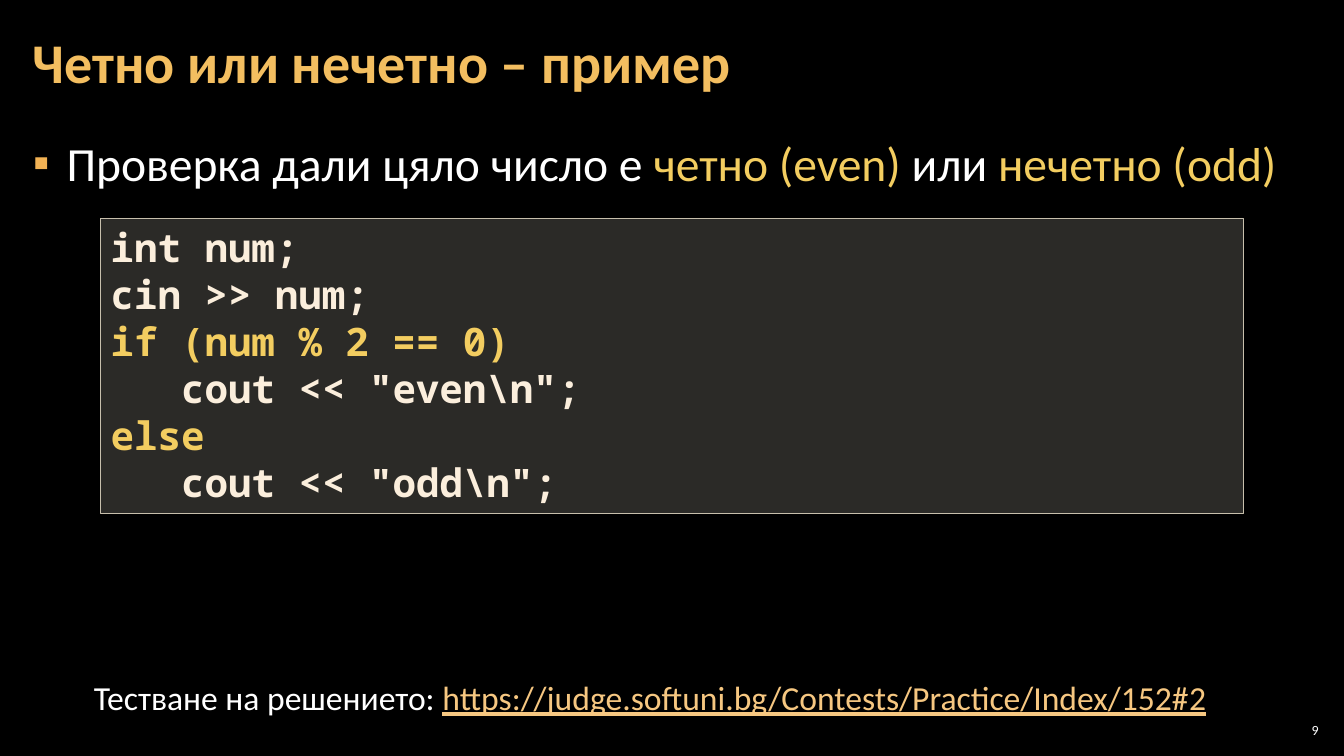
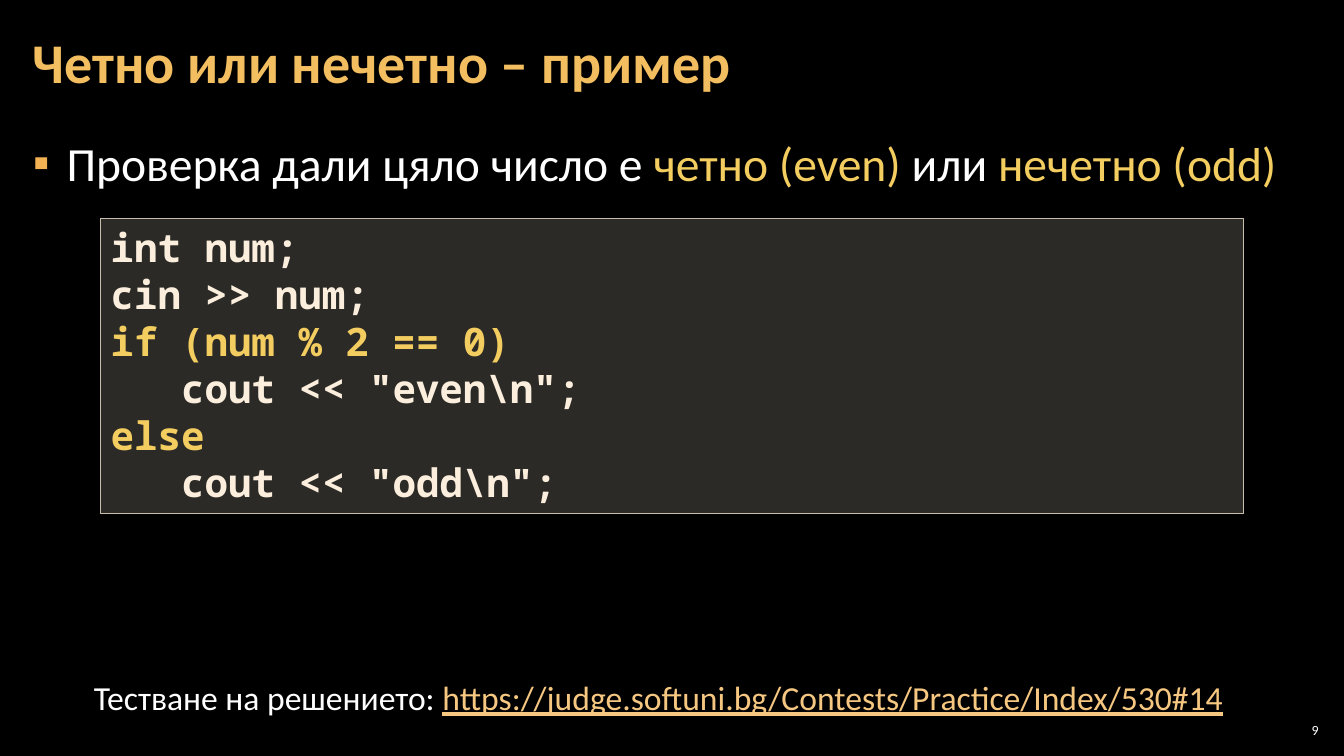
Before and after one commit to Software-University/C-plus-plus, a slide deck: slide 9 of 3. Simple-Conditions/3. Simple-Conditions.pptx. Drawn at 1344x756 pixels with LibreOffice and Linux fonts; fonts in the diff are those of the drawing; background and template pictures are left out. Boxes give left, top, right and bottom in pixels: in the first picture for what was removed or moved away, otherwise in the second. Text is boxed around its words. In the diff, an @@ line names an element or a change of style, - is before the commit and + after.

```diff
--- a/3. Simple-Conditions/3. Simple-Conditions.pptx
+++ b/3. Simple-Conditions/3. Simple-Conditions.pptx
@@ text at [94, 686, 1222, 716]: text changed @@
-Тестване на решението: https://judge.softuni.bg/Contests/Practice/Index/152#2
+Тестване на решението: https://judge.softuni.bg/Contests/Practice/Index/530#14
```
Also in this commit, not shown: 7 other slides changed, 3 other files.
